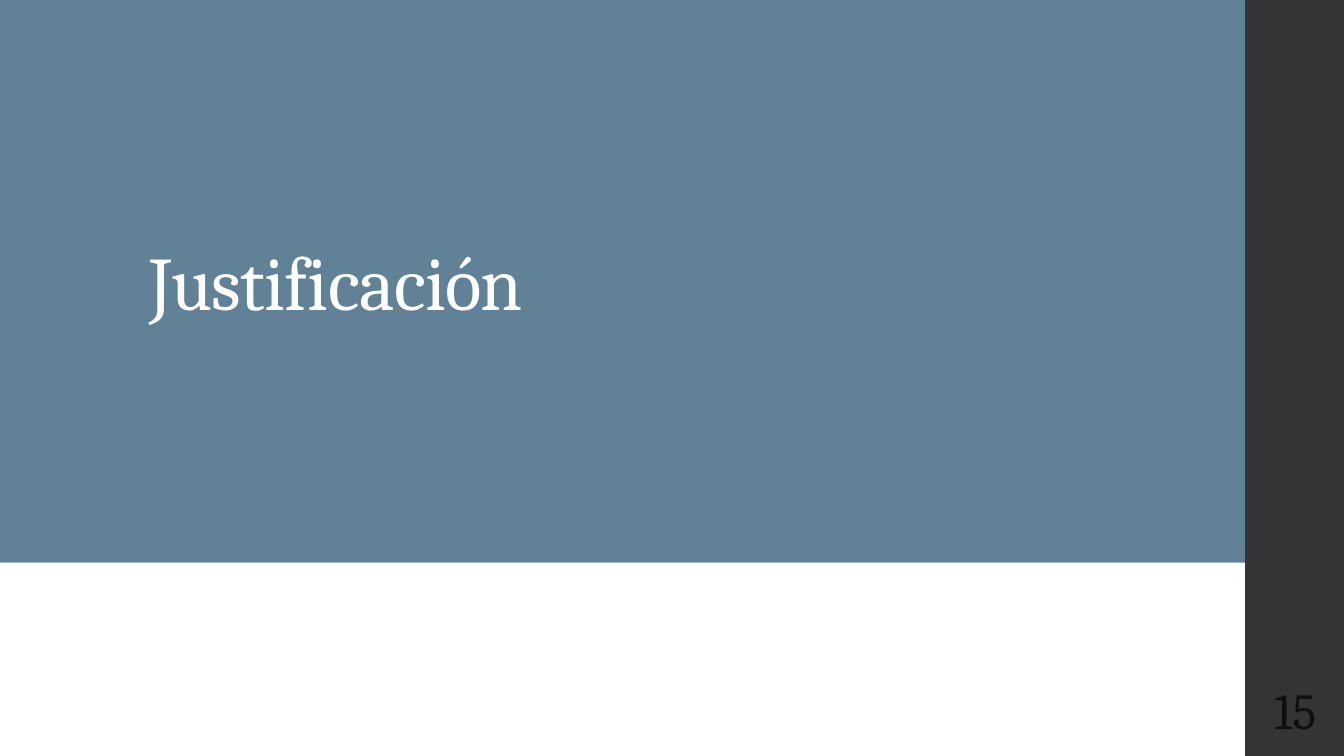
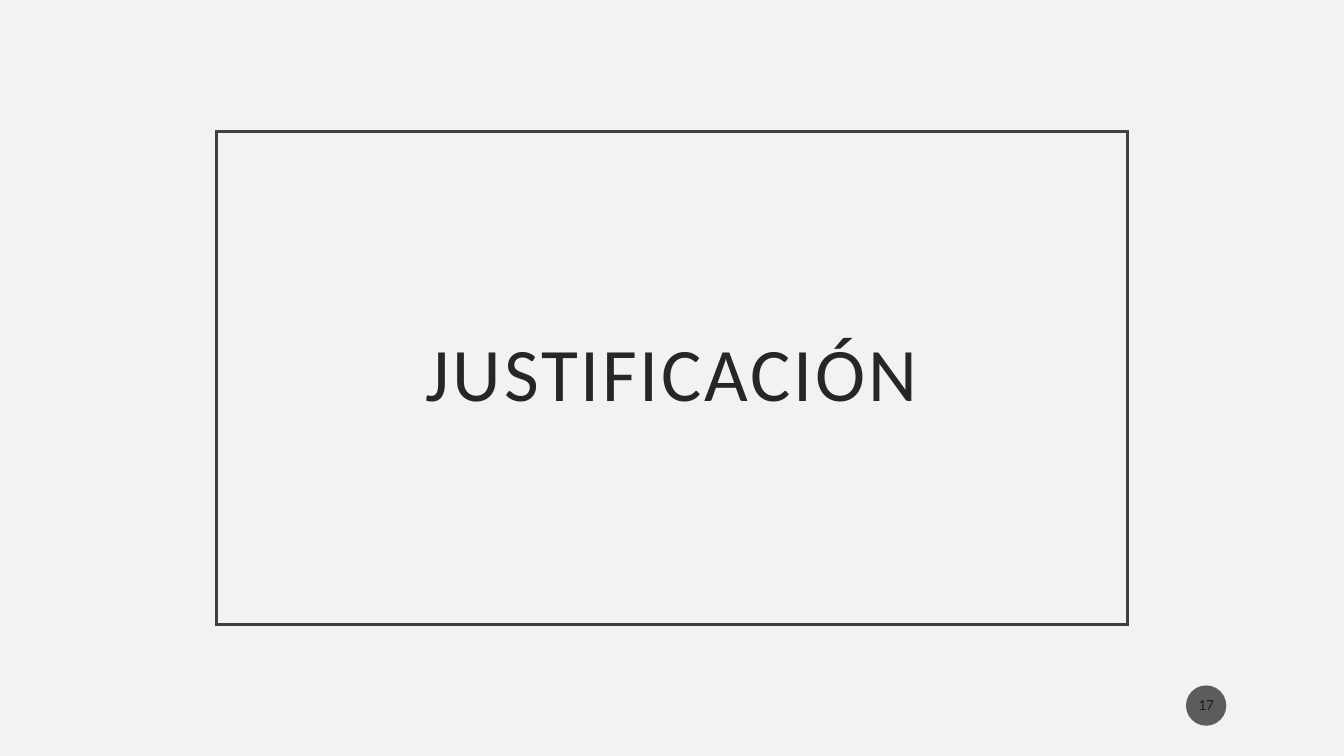
Before and after one commit to Osw1997/Proyecto-Terminal-1, a slide deck: slide 17 of Final/Presentacion.pptx (slide 15 before the commit). Drawn at 1344x756 pixels with LibreOffice and Linux fonts; fonts in the diff are those of the drawing. Boxes give left, top, right and bottom in pixels: in the first picture for what was removed or moved away, otherwise in the second. Text is boxed around its words. In the diff, an @@ line names an element or a change of style, - is before the commit and + after.

```diff
--- a/Final/Presentacion.pptx
+++ b/Final/Presentacion.pptx
@@ background #FFFFFF to #F2F2F2 @@
@@ rectangle removed at (0,0,50,756) @@
@@ rectangle removed at (0,0,1245,756) @@
@@ rectangle removed at (0,0,1245,564) @@
@@ rectangle removed at (1245,0,1344,756) @@
@@ title "JUSTIFICACIÓN": place and size @@
-title "JUSTIFICACIÓN" at (149,256,523,325)
+title "JUSTIFICACIÓN" at (217,132,1128,625)
@@ title "JUSTIFICACIÓN" at (217,132,1128,625): outline none to #404040 2.5 pt @@
@@ title at (426,338,917,402): text changed; font Cambria to Calibri; text colour #FFFFFF to #262626 @@
-Justificación
+JUSTIFICACIÓN
@@ rectangle removed at (0,563,1245,756) @@
@@ page number added at (1187,686,1227,726), fill #1D1D1D at 70% opacity, 11 pt, text #000000 at 70% opacity @@
+17
@@ page number removed at (1274,677,1316,743) @@
-15
```
Also in this commit, not shown: 22 other slides changed, 3 slides added, 4 slides removed.
